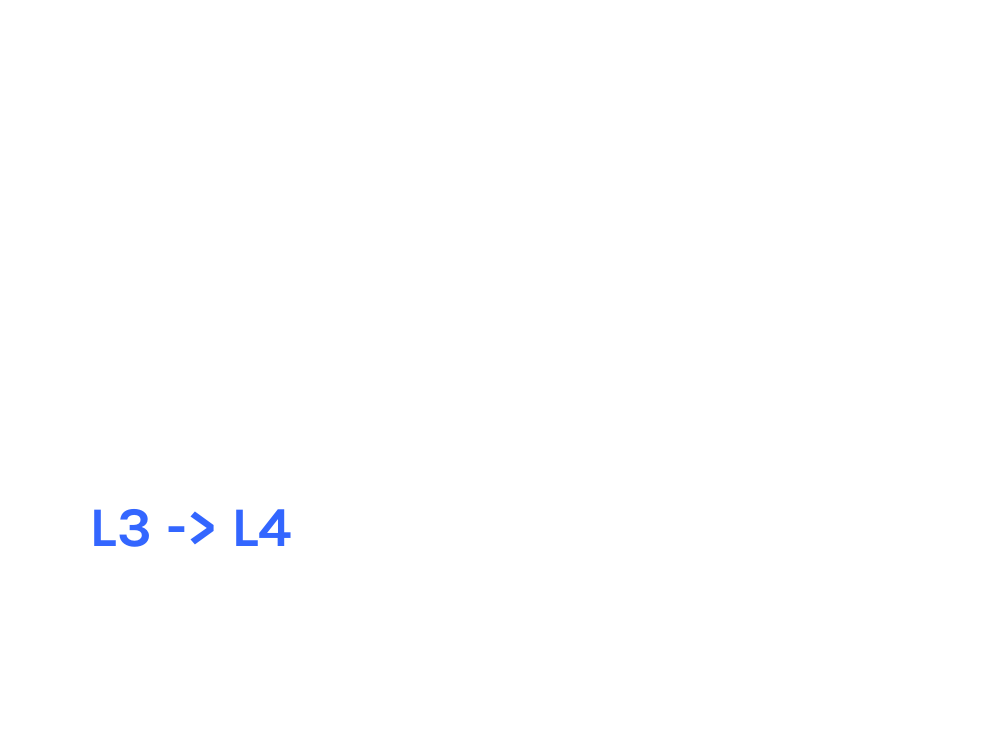
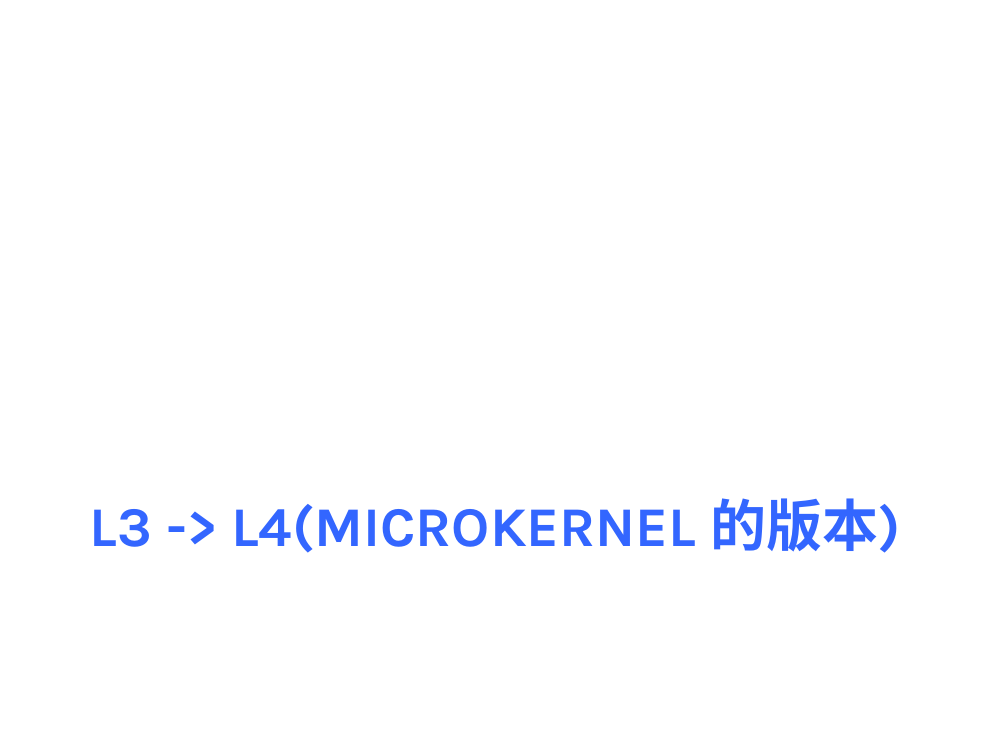
Before and after one commit to dingzhenkai/OS-review, a slide deck: slide 23 of OS-03.pptx. Drawn at 1008x756 pixels with LibreOffice and Linux fonts; fonts in the diff are those of the drawing. Boxes give left, top, right and bottom in pixels: in the first picture for what was removed or moved away, otherwise in the second. Text is boxed around its words. In the diff, an @@ line names an element or a change of style, - is before the commit and + after.

```diff
--- a/OS-03.pptx
+++ b/OS-03.pptx
@@ title at [90,498,900,553]: text changed @@
-L3 -> L4
+L3 -> L4(MICROKERNEL 的版本)
```
Also in this commit, not shown: 1 other slide changed, 2 other files.
